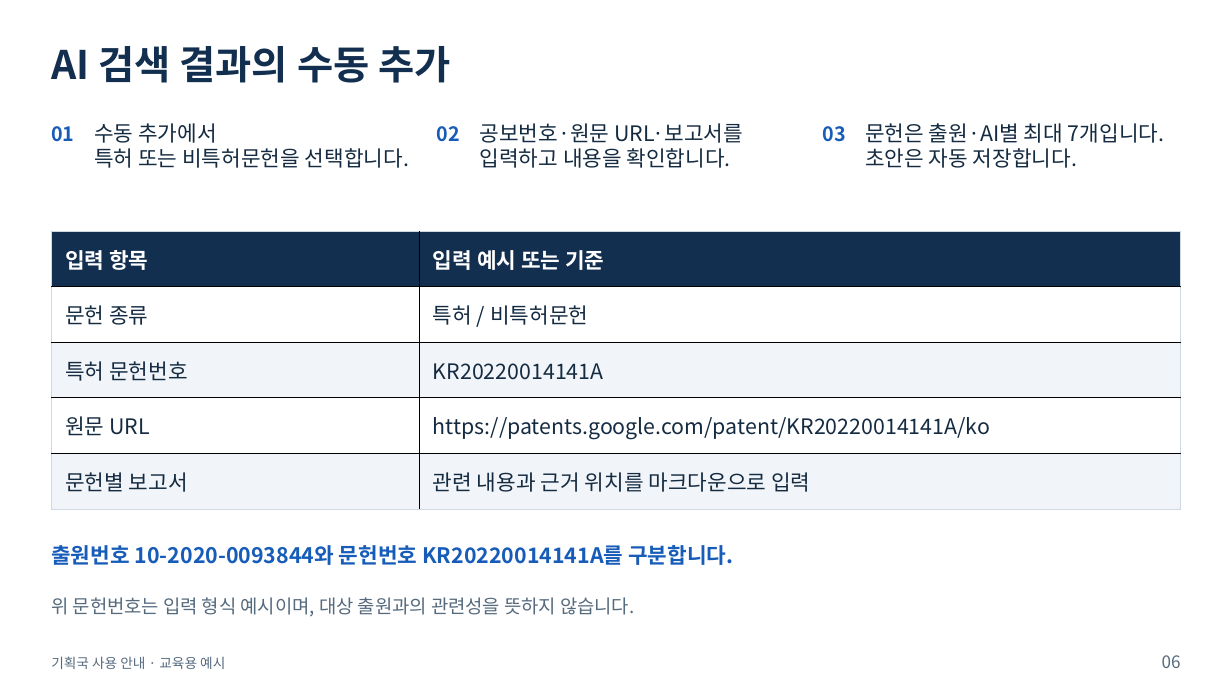
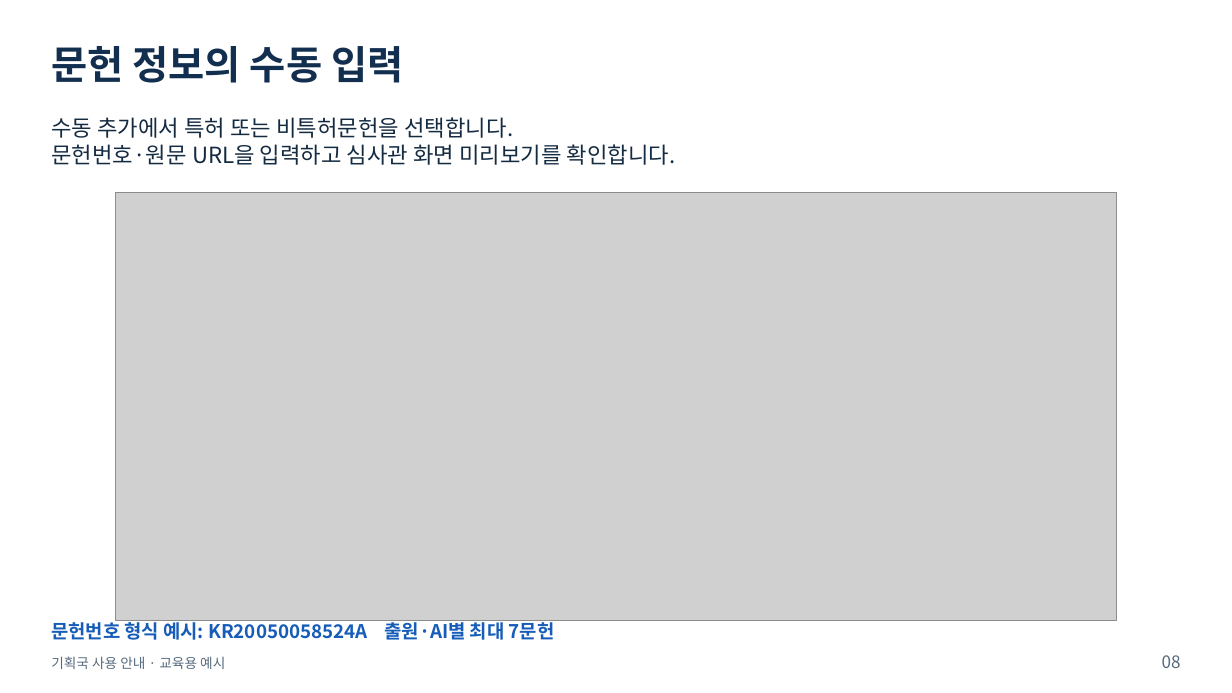
Before and after one commit to sohnjun96/PatentExamTools, a slide deck: slide 8 of docs/user-guides/기획국_AI검색결과평가_사용안내.pptx (slide 6 before the commit). Drawn at 1232x693 pixels with LibreOffice and Linux fonts; fonts in the diff are those of the drawing; grey boxes stand for pictures. Boxes give left, top, right and bottom in pixels: in the first picture for what was removed or moved away, otherwise in the second. Text is boxed around its words. In the diff, an @@ line names an element or a change of style, - is before the commit and + after.

```diff
--- a/docs/user-guides/기획국_AI검색결과평가_사용안내.pptx
+++ b/docs/user-guides/기획국_AI검색결과평가_사용안내.pptx
@@ text at <box>51,46,403,83</box>: text changed @@
-AI 검색 결과의 수동 추가
+문헌 정보의 수동 입력
@@ text at <box>51,117,676,165</box>: text changed; size 18.8 to 19.5 pt @@
-수동 추가에서
-특허 또는 비특허문헌을 선택합니다.
+수동 추가에서 특허 또는 비특허문헌을 선택합니다.
+문헌번호·원문 URL을 입력하고 심사관 화면 미리보기를 확인합니다.
@@ text removed at <box>51,126,74,142</box> @@
-01
@@ text removed at <box>437,126,460,142</box> @@
-02
@@ text removed at <box>480,123,743,168</box> @@
-공보번호·원문 URL·보고서를
-입력하고 내용을 확인합니다.
@@ text removed at <box>822,126,845,142</box> @@
-03
@@ text removed at <box>865,123,1164,168</box> @@
-문헌은 출원·AI별 최대 7개입니다.
-초안은 자동 저장합니다.
@@ picture added at <box>115,192,1116,620</box> @@
@@ table removed at <box>51,231,1180,509</box>, 5 rows, 2 columns @@
-입력 항목 | 입력 예시 또는 기준
-문헌 종류 | 특허 / 비특허문헌
-특허 문헌번호 | KR20220014141A
-원문 URL | https://patents.google.com/patent/KR20220014141A/ko
-문헌별 보고서 | 관련 내용과 근거 위치를 마크다운으로 입력
@@ text removed at <box>51,545,733,565</box> @@
-출원번호 10-2020-0093844와 문헌번호 KR20220014141A를 구분합니다.
@@ text at <box>51,618,555,643</box>: text changed; text colour #566A7E to #165CB8; bold on @@
-위 문헌번호는 입력 형식 예시이며, 대상 출원과의 관련성을 뜻하지 않습니다.
+문헌번호 형식 예시: KR20050058524A 출원·AI별 최대 7문헌
@@ text at <box>1162,655,1181,668</box>: text changed @@
-06
+08
```
Also in this commit, not shown: 6 other slides changed, 7 slides added, 1 slide removed, 1 other file.
